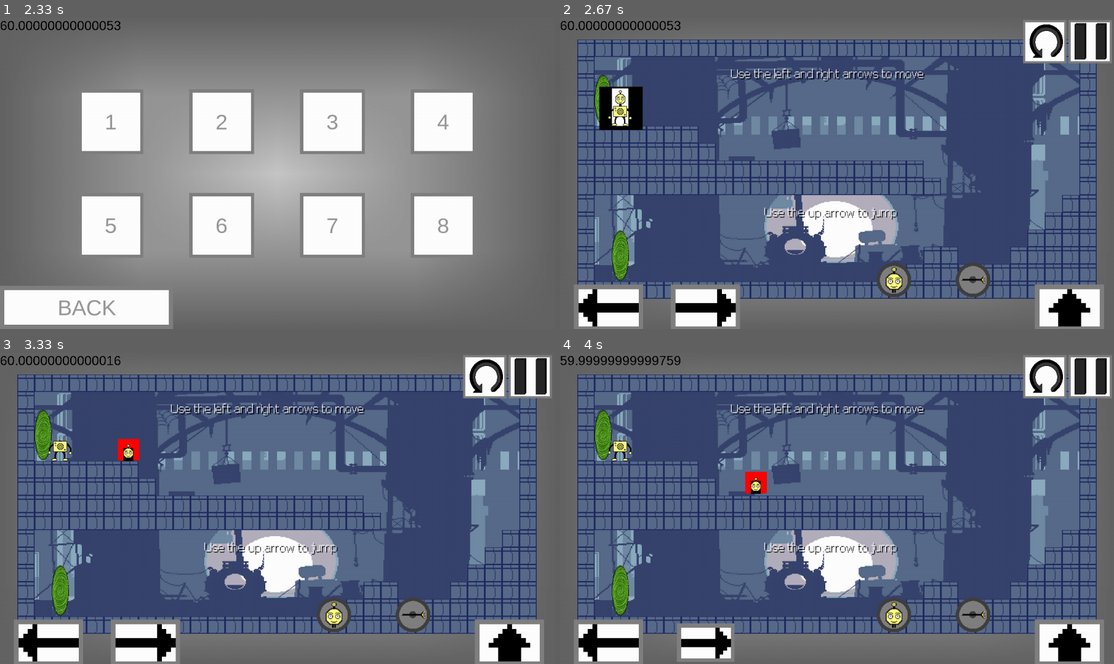
Above: before the commit, frames 1-4 (two rows, left to right).
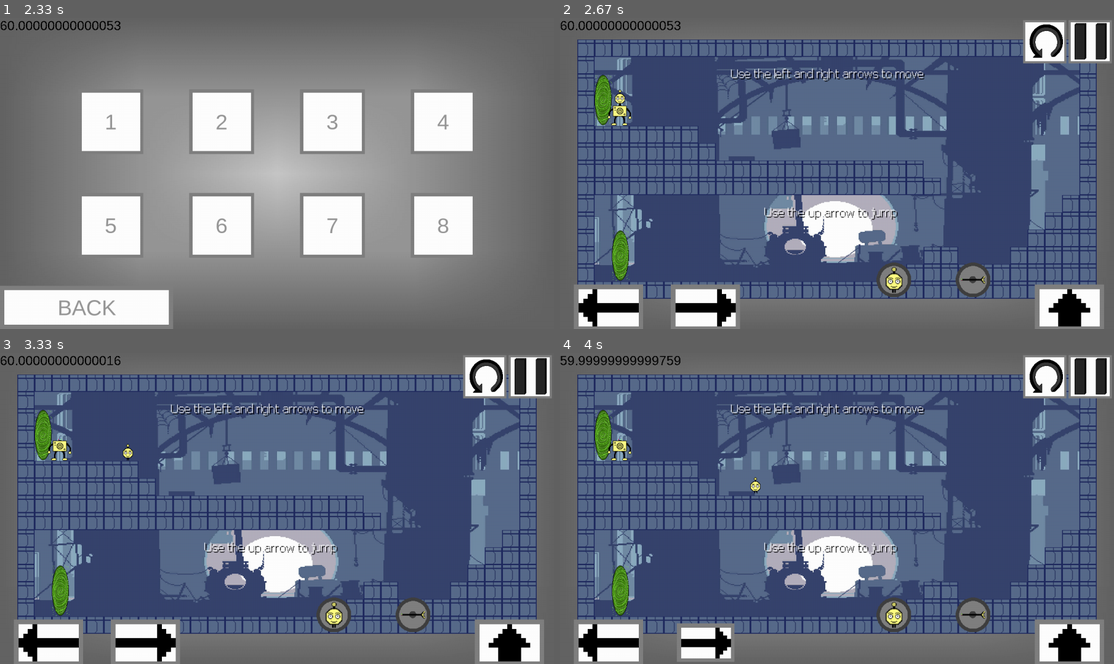
Above: after the commit, the same moments.

Repository: MartinWho2/Mobile_game_jam
Game: pygame game, started from main.py
Same seed, same stepped clock (60 frames per second), same inputs: the game is played once before the commit and once after it.
Inputs (mouse positions are in pixels of both pictures, inside the frame that each line leads up to):
- Up to frame 1 (2.33 s): click (277, 173) at 0.38 s; press the mouse at (155, 207) at 0.7 s; move the mouse to (249, 204) at 0.8 s; release the mouse at (343, 201) at 0.93 s; press the mouse at (155, 145) at 2.03 s; move the mouse to (127, 139) at 2.13 s; release the mouse at (105, 133) at 2.27 s
- Up to frame 2 (2.67 s): click (670, 120) at 2.38 s
- Up to frame 3 (3.33 s): hold R 2.67-3.13 s; hold D 2.67-3.13 s; click (243, 440) at 3.22 s
- Up to frame 4 (4 s): hold D 3.5-3.97 s

Frame 1 is identical in both runs. In frame 2, 1.0% of the frame differs, in the area x 7-15%, y 21-36%; in frame 3, 0.4%; in frame 4, 0.4%.

Commit message:
Collisions almost 3 times faster to gain some speed

Diff:
--- a/fonctions.py
+++ b/fonctions.py
@@ -40,12 +40,16 @@
     return carte
 
 def show_mask(mask: pygame.mask.Mask):
+    a = False
     size = mask.get_size()
-    for column in range(size[0]):
-        for row in range(size[1]):
-            print(mask.get_at((column, row)),end="")
+    for y in range(size[1]):
+        for x in range(size[0]):
+            b = mask.get_at((x,y))
+            if b == 1 and not a:
+                a = [x,y]
+            print(b,end="")
         print()
-
+    print("FIRST AT ",a)
 def return_spritesheet(animations):
     output = []
     for idx, animation in enumerate(animations):
--- a/game.py
+++ b/game.py
@@ -112,7 +112,7 @@
         self.player = Player(pygame.Vector2(3000, 100), self.map, self.tile_size, self.window, self.path,
                              self.collidable_sprites, [self.player_sprite], self.arm_sprite)
         self.head = Head(pygame.Vector2(3000, 0), self.map, self.tile_size, self.window, self.path,
-                         self.collidable_sprites, [self.head_sprite], self.player.speed)
+                         self.collidable_sprites, [self.head_sprite], self.player.speed,self)
         self.player_or_head = True  # Player is True, head is False
         self.arm_detached = False
 
@@ -148,7 +148,7 @@
             self.blit_player(self.player_spritesheet, dt)
 
         else:
-            self.player.fall(dt)
+            self.player.fall(dt,self)
             self.blit_player(self.player_spritesheet, dt)
             time2 = pygame.time.get_ticks()
             print(f"The player falling is done in {time2 - time} ms")
--- a/head.py
+++ b/head.py
@@ -4,7 +4,7 @@
 
 class Head(Moving_sprite):
     def __init__(self, player_pos: pygame.Vector2, tiles, tile_size: int, window: pygame.Surface, path: str,
-                 groups_colliding, head_sprite_group, player_speed):
+                 groups_colliding, head_sprite_group, player_speed, game):
         self.image = pygame.image.load(path + 'media/head.png').convert_alpha()
         self.path = path
         player_pos.x += tile_size * 5 / 8
@@ -19,16 +19,16 @@
         idle_mask = pygame.mask.from_surface(self.idle_mask)
         self.masks = {"idle": idle_mask}
         self.idle_idle_mask = idle_mask
-        self.animate_detachment(player_speed)
+        self.animate_detachment(player_speed, game)
         self.hitbox = self.mask.get_rect(midbottom=(self.rect.right, self.rect.bottom + self.rect.h))
         self.hitbox.h *= 6/5
         self.hitbox.w *= 23/25
         self.rect.w *= 2
         self.rect.h *= 2
 
-    def animate_detachment(self,speed:pygame.Vector2):
+    def animate_detachment(self,speed:pygame.Vector2, game):
         self.speed = pygame.Vector2(speed.x,speed.y-self.tile_size/10)
-        self.fall(1)
+        self.fall(1, game)
 
     def reput_hitbox(self):
         self.hitbox.center = (self.rect.centerx - self.rect.w / 50, self.rect.centery + self.rect.h * 13 / 60)
@@ -49,23 +49,15 @@
         self.pos += self.check_collision_opti(self.speed,False,game)
         self.rect.x = round(self.pos.x)
         self.reput_hitbox()
-        #self.fall(dt)  # Vertical hits, see moving_sprite.py
-        self.pos.y += 0.5 * self.gravity * (dt ** 2) + self.speed.y * dt
-        self.speed.y += self.gravity * dt
-        if self.speed.y > self.MAX_SPEED:
-            self.speed.y = self.MAX_SPEED
-        self.rect.y = round(self.pos.y)
-        self.reput_hitbox()
-        self.pos += self.check_collision_opti(self.speed,True,game)
-        self.rect.y = round(self.pos.y)
-        self.reput_hitbox()
+        self.fall(dt, game)  # Vertical hits, see moving_sprite.py
+
 
         print(self.rect.w)
-        pygame.draw.rect(game.window, "red",
-                         (self.rect.x + game.offset[0], self.rect.y + game.offset[1],
-                          self.rect.w, self.rect.h))
-        pygame.draw.rect(game.window,"black",(self.hitbox.x+game.offset[0],self.hitbox.y+game.offset[1],
-                                              self.hitbox.w,self.hitbox.h))
+        #pygame.draw.rect(game.window, "red",
+        #                 (self.rect.x + game.offset[0], self.rect.y + game.offset[1],
+        #                  self.rect.w, self.rect.h))
+        #pygame.draw.rect(game.window,"black",(self.hitbox.x+game.offset[0],self.hitbox.y+game.offset[1],
+        #                                      self.hitbox.w,self.hitbox.h))
         # Update state
         if self.is_jumping:
             self.state = 'jump'
--- a/main.py
+++ b/main.py
@@ -1,7 +1,3 @@
-import cProfile
-import io
-import pstats
-
 import pygame
 from game import Game
 from menu import Menu
@@ -113,10 +109,11 @@
                         game.restart()
 
                 elif event.type == pygame.MOUSEBUTTONDOWN:
-                    if game.action_button.rect.collidepoint(event.pos):
-                        game.action_button.click(True)
-                    if game.action2_button.rect.collidepoint(event.pos):
-                        game.action2_button.click(True)
+                    #if game.action_button.rect.collidepoint(event.pos):
+                    #    game.action_button.click(True)
+                    #if game.action2_button.rect.collidepoint(event.pos):
+                    #    game.action2_button.click(True)
+                    pass
 
                 elif event.type == pygame.MOUSEBUTTONUP:
                     if game.action_button.clicking:
@@ -160,13 +157,13 @@
                                 if game.head.hitbox.colliderect(vent.rect):
                                     game.head.pos = pygame.Vector2(vent.dest[0]-10, vent.dest[1]-12)
                                     game.head.rect.x,game.head.rect.y = round(game.head.pos.x),round(game.head.pos.y)
-                                    game.head.fall(dt)
+                                    game.head.fall(dt,game)
                                     break
                     if game.action2_button.clicking:
                         game.action2_button.click(False)
                         if game.player_or_head:
                             game.head = Head(pygame.Vector2(game.player.pos.x,game.player.pos.y), game.map, game.tile_size, game.window, game.path,
-                                             game.collidable_sprites, [game.head_sprite],game.player.speed)
+                                             game.collidable_sprites, [game.head_sprite],game.player.speed,game)
                             game.player.state = f"without_head_{game.arms_available}"
                             game.player_or_head = not game.player_or_head
                             game.action_button.image = game.action_button.images_with_head["head"]
@@ -200,7 +197,7 @@
                     if event.key == pygame.K_r:
                         if game.player_or_head:
                             game.head = Head(pygame.Vector2(game.player.pos.x,game.player.pos.y), game.map, game.tile_size, game.window, game.path,
-                                             game.collidable_sprites, [game.head_sprite],game.player.speed)
+                                             game.collidable_sprites, [game.head_sprite],game.player.speed,game)
                             game.player.state = f"without_head_{game.arms_available}"
                             game.player_or_head = not game.player_or_head
 
@@ -333,20 +330,5 @@
                         game.music.stop()
                         game.music.play(game.level_music, -1)
 
-def prof_to_csv(prof: cProfile.Profile):
-    out_stream = io.StringIO()
-    pstats.Stats(prof, stream=out_stream).print_stats()
-    result = out_stream.getvalue()
-    # chop off header lines
-    result = 'ncalls' + result.split('ncalls')[-1]
-    lines = [','.join(line.rstrip().split(None, 5)) for line in result.split('\n')]
-    return '\n'.join(lines)
 if __name__ == "__main__":
-    pr = cProfile.Profile()
-    pr.enable()
     main()
-    pr.disable()
-    csv = prof_to_csv(pr)
-    with open("prof.csv", 'w+') as f:
-        #f.write(csv)
-        pass
--- a/moving_sprite.py
+++ b/moving_sprite.py
@@ -73,8 +73,10 @@
                         get_hits.append(mask)
         print(f"Collision with sprites : player {pygame.time.get_ticks()-a}")
         return get_hits
+
     def reput_hitbox(self):
         pass
+
     def check_collision_opti(self, speed: pygame.Vector2, axis, game, tiles=True, sprite_groups=None,
                              return_sprite=False, breaking=False, masking=False):
         """
@@ -110,7 +112,6 @@
                                     masks.append(mask)
                         elif self.hitbox.colliderect(tile_rect):
                             need_to_move = self.collide_opti(need_to_move,axis,speed,tile_rect)
-        a = False
         for group in sprite_groups:
             for element in group:
                 if self.hitbox.colliderect(element.rect):
@@ -227,14 +228,23 @@
                     return row - found
             return size[1] - found
 
-    def fall(self, dt):
+    def fall(self, dt, game):
+        #self.pos.y += 0.5 * self.gravity * (dt ** 2) + self.speed.y * dt
+        #self.speed.y += self.gravity * dt
+        #if self.speed.y > self.MAX_SPEED:
+        #    self.speed.y = self.MAX_SPEED
+        #self.rect.y = round(self.pos.y)
+        #hits = self.check_collision()
+        #self.collide(hits, True)
         self.pos.y += 0.5 * self.gravity * (dt ** 2) + self.speed.y * dt
         self.speed.y += self.gravity * dt
         if self.speed.y > self.MAX_SPEED:
             self.speed.y = self.MAX_SPEED
         self.rect.y = round(self.pos.y)
-        hits = self.check_collision()
-        self.collide(hits, True)
+        self.reput_hitbox()
+        self.pos += self.check_collision_opti(self.speed, True, game)
+        self.rect.y = round(self.pos.y)
+        self.reput_hitbox()
 
     def breaking_glass(self, row, column):
         if self.tiles[row + 1][column] == 2:
--- a/player.py
+++ b/player.py
@@ -1,6 +1,7 @@
 import pygame
 from moving_sprite import Moving_sprite
 from arm import Arm
+from fonctions import show_mask
 
 
 class Player(Moving_sprite):
@@ -22,11 +23,42 @@
         # Arms
         self.arms_finish = arm_sprite
         self.arms = pygame.sprite.Group()
+
         self.idle_mask = pygame.image.load(self.path+"media/player/idle_mask.png").convert_alpha()
         self.idle_mask_mask = pygame.mask.from_surface(self.idle_mask)
         idle_mask = self.idle_mask_mask
         #self.debug_print_mask([self.idle_mask_mask])
         self.mask = idle_mask
+        self.hitbox, self.hitbox_diff = self.create_hitbox(idle_mask,self.pos)
+
+
+    def reput_hitbox(self):
+        self.hitbox.topleft = (self.rect.x+self.hitbox_diff[0],self.rect.y+self.hitbox_diff[1])
+    def create_hitbox(self,mask,offset):
+        size = mask.get_size()
+        firstPixel = [0,0]
+        for y in range(size[1]):
+            exiting = False
+            for x in range(size[0]):
+                if mask.get_at((x,y)) != 0:
+                    firstPixel = [x,y]
+                    exiting = True
+                    break
+            if exiting:
+                break
+
+
+        width = 0
+        for x in range(firstPixel[0],size[0]):
+            width += 1
+            if mask.get_at((x,firstPixel[1])) != 1:
+                break
+        height = 0
+        for y in range(firstPixel[1], size[1]):
+            height += 1
+            if mask.get_at((firstPixel[0], y)) == 0:
+                break
+        return pygame.rect.Rect(firstPixel[0]+offset.x,firstPixel[1]+offset.y,width,height),firstPixel
 
     def move(self, game, dt):
         # Key input
@@ -37,17 +69,23 @@
             self.speed.x += self.w / 350 * dt
         self.pos.x += self.speed.x
         self.rect.x = round(self.pos.x)
-        hits = self.check_collision()
-        if hits:
-            movement = self.collide(hits, False)
+        self.reput_hitbox()
+        self.pos += self.check_collision_opti(self.speed,False,game)
+        self.rect.x = round(self.pos.x)
+        #hits = self.check_collision()
+        #if hits:
+        #    movement = self.collide(hits, False)
         #if self.check_collision():
             #print("collision again")
             #print(self.mask==self.idle_mask_mask)
             #print(self.debug_print_mask(self.check_collision()))
             #print("class is ",self.check_collision(tiles=False,return_sprite=True).__class__)
-        game.window.blit(self.mask.to_surface(),(self.rect.x+game.offset[0],self.rect.y+game.offset[1]))
-        self.fall(dt)
+        self.reput_hitbox()
+        #game.window.blit(self.mask.to_surface(), (self.rect.x + game.offset[0], self.rect.y + game.offset[1]))
 
+        self.fall(dt,game)
+        #pygame.draw.rect(game.window, "red", (self.hitbox.x + game.offset[0], self.hitbox.y + game.offset[1],
+        #                                      self.hitbox.w, self.hitbox.h))
         # Update state
         if self.is_jumping:
             self.state = 'jump'
